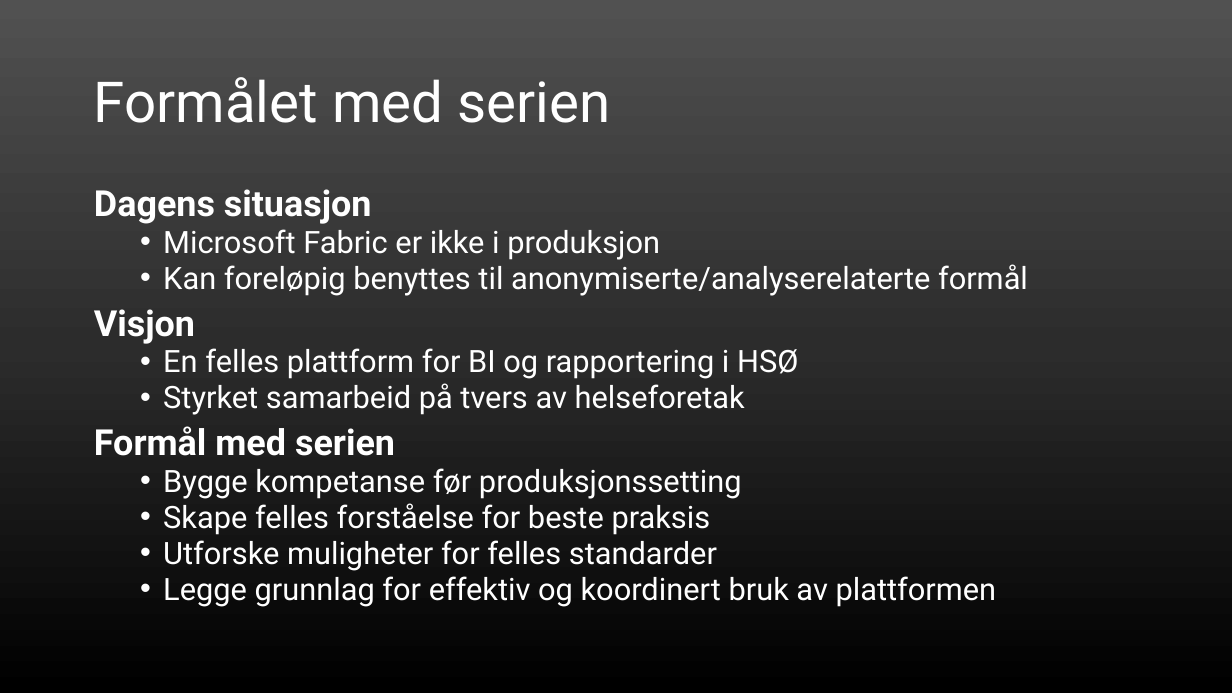
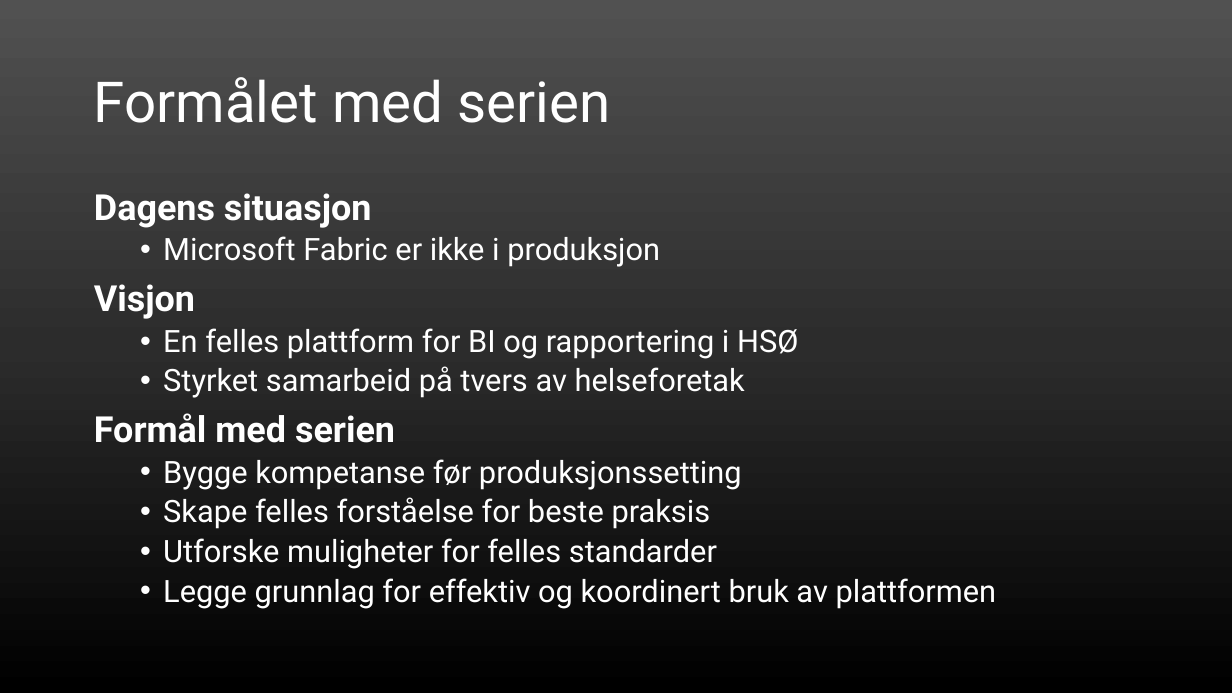
Before and after one commit to masahraei/microsoft-fabric-platform-enablement-hso, a slide deck: slide 4 of slides/01-introduction-end-to-end-analytic.pptx. Drawn at 1232x693 pixels with LibreOffice and Linux fonts; fonts in the diff are those of the drawing. Boxes give left, top, right and bottom in pixels: in the first picture for what was removed or moved away, otherwise in the second. Text is boxed around its words. In the diff, an @@ line names an element or a change of style, - is before the commit and + after.

```diff
--- a/slides/01-introduction-end-to-end-analytic.pptx
+++ b/slides/01-introduction-end-to-end-analytic.pptx
@@ text "Dagens situasjon" at (94,193,997,609): line spacing 0.8 to 0.9 @@
@@ text at (163,264,1028,296): paragraph removed @@
-  • Kan foreløpig benyttes til anonymiserte/analyserelaterte formål
```
